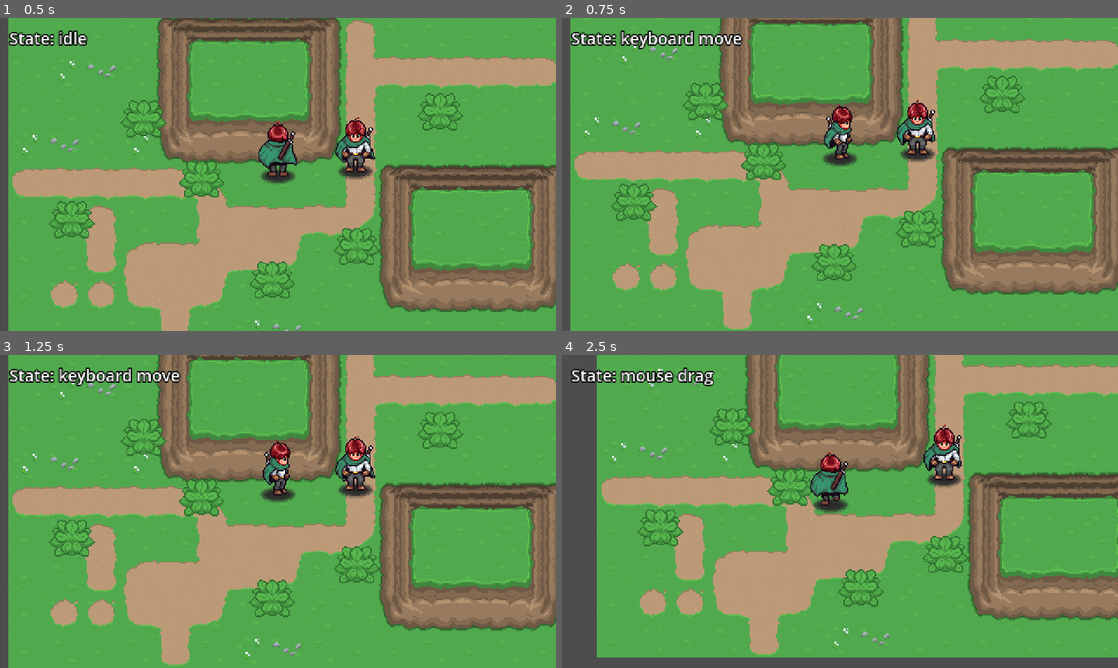
Above: before the commit, frames 1-4 (two rows, left to right).
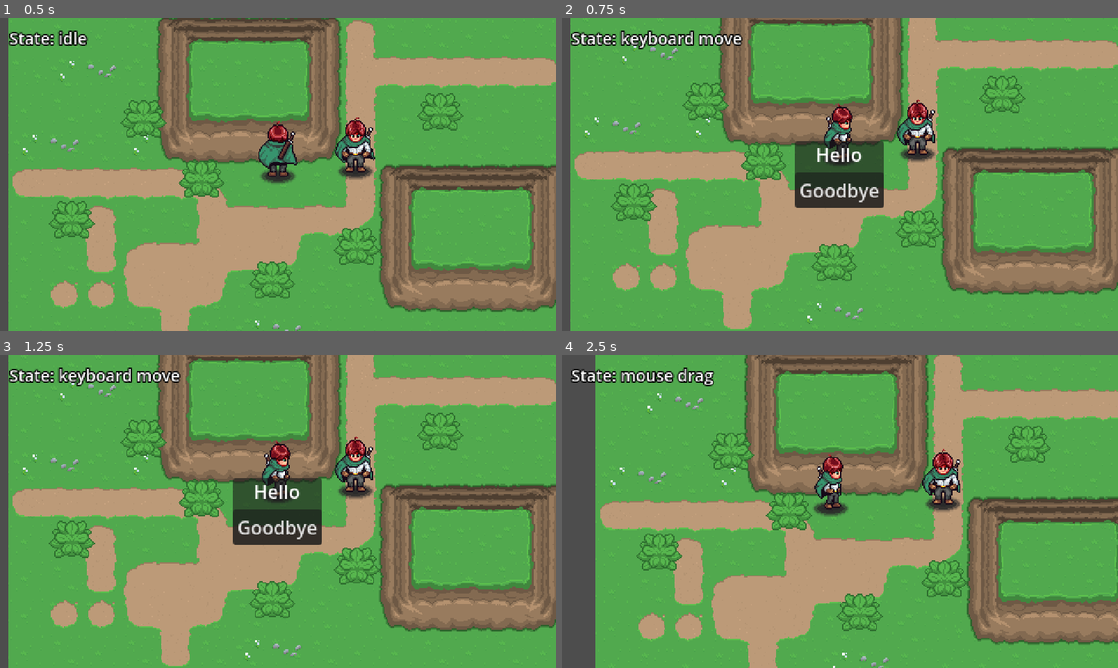
Above: after the commit, the same moments.

Repository: birnsj/BB
Game: Godot game, scene res://playground.tscn
Same seed, same stepped clock (60 frames per second), same inputs: the game is played once before the commit and once after it.
Inputs (mouse positions are in pixels of both pictures, inside the frame that each line leads up to):
- Up to frame 1 (0.5 s): no input
- Up to frame 2 (0.75 s): tap Enter at 0.5 s; move the mouse to (962, 158) at 0.52 s; hold Up (up) from 0.53 s (still down); tap S (cam_pan_down) at 0.6 s; click (962, 158) at 0.67 s
- Up to frame 3 (1.25 s): keep holding Up (up)
- Up to frame 4 (2.5 s): release Up (up) at 1.25 s; click (840, 527) at 1.25 s, where only the run after the commit has a clickable "Goodbye"; drag from (728, 527) to (840, 492) at 2.02 s

Frame 1 is identical in both runs. In frame 2, 3.3% of the frame differs, in the area x 41-68%, y 26-61%; in frame 3, 11%; in frame 4, 41%, in the area x 6-100%, y 0-100%.

Commit message:
Add NPC dialog, larger click radius, and interaction input fixes
- NpcDialog autoload: pause modal Hello/Goodbye, stop player movement, block stray input
- Visual NPC ClickArea script; larger conversation circle radius
- Skip move-to-point when clicking PropsInteract/NpcInteract (PlayerAreaUtils)
- Character tuner no longer clears pause every frame (fixes dialog unpause bug)

Made-with: Cursor

Diff:
--- a/NPC/Scripts/states/mouse_drag_state.gd
+++ b/NPC/Scripts/states/mouse_drag_state.gd
@@ -34,7 +34,11 @@
 	var moved_screen := _press_screen.distance_to(_release_screen)
 	var elapsed := Time.get_ticks_msec() - _press_time_ms
 	if elapsed < click_max_duration_ms and moved_screen < click_max_move_px:
-		state_machine.transition_to(&"move_to_point", release_world)
+		var space := player.get_world_2d().direct_space_state
+		if PlayerAreaUtils.world_point_blocks_move_to_point(release_world, space):
+			state_machine.transition_to(&"idle")
+		else:
+			state_machine.transition_to(&"move_to_point", release_world)
 	else:
 		state_machine.transition_to(&"idle")
 
--- a/Player/Scripts/player_area_utils.gd
+++ b/Player/Scripts/player_area_utils.gd
@@ -1,7 +1,20 @@
 class_name PlayerAreaUtils
 extends RefCounted
 
+## [code]PropsInteract[/code] (layer 3) | [code]NpcInteract[/code] (layer 7) — clicks here should not commit move-to-point.
+const MOVE_TO_POINT_BLOCK_MASK := (1 << 2) | (1 << 6)
+
 ## Resolves the [CharacterBody2D] player from an [Area2D] parented either directly to the player or under an intermediate [Node2D] (e.g. [code]Interactions[/code]).
+
+
+## [code]true[/code] if [param world_pos] overlaps a body/area on [member MOVE_TO_POINT_BLOCK_MASK] (items, NPC click areas, etc.).
+static func world_point_blocks_move_to_point(world_pos: Vector2, space_state: PhysicsDirectSpaceState2D) -> bool:
+	var params := PhysicsPointQueryParameters2D.new()
+	params.position = world_pos
+	params.collision_mask = MOVE_TO_POINT_BLOCK_MASK
+	params.collide_with_areas = true
+	params.collide_with_bodies = true
+	return not space_state.intersect_point(params, 16).is_empty()
 
 
 static func character_from_area_parent(node: Node) -> CharacterBody2D:
--- a/Player/Scripts/states/mouse_drag_state.gd
+++ b/Player/Scripts/states/mouse_drag_state.gd
@@ -34,7 +34,11 @@
 	var moved_screen := _press_screen.distance_to(_release_screen)
 	var elapsed := Time.get_ticks_msec() - _press_time_ms
 	if elapsed < click_max_duration_ms and moved_screen < click_max_move_px:
-		state_machine.transition_to(&"move_to_point", release_world)
+		var space := player.get_world_2d().direct_space_state
+		if PlayerAreaUtils.world_point_blocks_move_to_point(release_world, space):
+			state_machine.transition_to(&"idle")
+		else:
+			state_machine.transition_to(&"move_to_point", release_world)
 	else:
 		state_machine.transition_to(&"idle")
 
--- /dev/null
+++ b/Player/Scripts/visual_npc_click_area.gd
@@ -0,0 +1,15 @@
+extends Area2D
+
+
+func _ready() -> void:
+	input_event.connect(_on_input_event)
+
+
+func _on_input_event(viewport: Viewport, event: InputEvent, _shape_idx: int) -> void:
+	if not event is InputEventMouseButton:
+		return
+	var mb := event as InputEventMouseButton
+	if mb.button_index != MOUSE_BUTTON_LEFT or not mb.pressed:
+		return
+	NpcDialog.open_dialog()
+	viewport.set_input_as_handled()
--- a/Player/visual_npc.tscn
+++ b/Player/visual_npc.tscn
@@ -1,9 +1,21 @@
-[gd_scene format=3 uid="uid://ba88c7tqe10xk"]
+[gd_scene load_steps=4 format=3 uid="uid://ba88c7tqe10xk"]
 
 [ext_resource type="PackedScene" uid="uid://bxoayr0xwebvi" path="res://Player/player.tscn" id="1_player"]
 [ext_resource type="Script" uid="uid://d4k2m8vqx7npc" path="res://Player/Scripts/visual_npc.gd" id="2_visual_npc"]
+[ext_resource type="Script" uid="uid://d2vnpcclkarea01" path="res://Player/Scripts/visual_npc_click_area.gd" id="3_click_area"]
+
+[sub_resource type="CircleShape2D" id="CircleShape2D_click"]
+radius = 40.0
 
 [node name="VisualNpc" instance=ExtResource("1_player")]
 collision_layer = 32
 collision_mask = 17
 script = ExtResource("2_visual_npc")
+
+[node name="ClickArea" type="Area2D" parent="."]
+collision_layer = 64
+collision_mask = 0
+script = ExtResource("3_click_area")
+
+[node name="CollisionShape2D" type="CollisionShape2D" parent="ClickArea"]
+shape = SubResource("CircleShape2D_click")
--- a/UI/character_tuner_overlay.gd
+++ b/UI/character_tuner_overlay.gd
@@ -154,7 +154,7 @@
 
 func _update_pause_for_panel_hover() -> void:
 	if not _overlay_open:
-		get_tree().paused = false
+		# Do not clear [member SceneTree.paused] here — other UI (e.g. NpcDialog) may require pause.
 		return
 	var mp := get_viewport().get_mouse_position()
 	get_tree().paused = _panel.get_global_rect().has_point(mp)
--- /dev/null
+++ b/UI/npc_dialog.gd
@@ -0,0 +1,55 @@
+extends CanvasLayer
+
+var _open: bool = false
+
+@onready var _root: Control = $RootLayout
+@onready var _goodbye: Button = $RootLayout/Center/Panel/VBox/GoodbyeBtn
+
+
+func _ready() -> void:
+	process_mode = Node.PROCESS_MODE_ALWAYS
+	layer = 130
+	_root.visible = false
+	_goodbye.pressed.connect(_on_goodbye_pressed)
+	set_process_unhandled_input(true)
+
+
+func _unhandled_input(_event: InputEvent) -> void:
+	if not _open:
+		return
+	# After Control/UI handling, swallow anything that would reach gameplay (camera, debug, etc.).
+	get_viewport().set_input_as_handled()
+
+
+func open_dialog() -> void:
+	if _open:
+		return
+	# Must run before pausing: pausable nodes will not process [method StateMachine.transition_to] or physics.
+	_stop_player_movement()
+	_open = true
+	_root.visible = true
+	get_tree().paused = true
+	_root.grab_focus()
+
+
+func close_dialog() -> void:
+	if not _open:
+		return
+	_open = false
+	_root.visible = false
+	get_tree().paused = false
+	_stop_player_movement()
+
+
+func _stop_player_movement() -> void:
+	var p := get_tree().get_first_node_in_group(&"game_follow_target") as CharacterBody2D
+	if p == null:
+		return
+	p.velocity = Vector2.ZERO
+	var sm := p.get_node_or_null(^"StateMachine") as StateMachine
+	if sm:
+		sm.transition_to(&"idle")
+
+
+func _on_goodbye_pressed() -> void:
+	close_dialog()
--- /dev/null
+++ b/UI/npc_dialog.tscn
@@ -0,0 +1,42 @@
+[gd_scene format=3 uid="uid://d1twy5su6hkto"]
+
+[ext_resource type="Script" uid="uid://b7npcdlg01abc" path="res://UI/npc_dialog.gd" id="1_script"]
+
+[node name="NpcDialog" type="CanvasLayer"]
+layer = 130
+process_mode = 3
+script = ExtResource("1_script")
+
+[node name="RootLayout" type="Control" parent="."]
+visible = false
+layout_mode = 3
+anchors_preset = 15
+anchor_right = 1.0
+anchor_bottom = 1.0
+grow_horizontal = 2
+grow_vertical = 2
+mouse_filter = 0
+focus_mode = 2
+
+[node name="Center" type="CenterContainer" parent="RootLayout"]
+layout_mode = 1
+anchors_preset = 15
+anchor_right = 1.0
+anchor_bottom = 1.0
+grow_horizontal = 2
+grow_vertical = 2
+
+[node name="Panel" type="PanelContainer" parent="RootLayout/Center"]
+layout_mode = 2
+
+[node name="VBox" type="VBoxContainer" parent="RootLayout/Center/Panel"]
+layout_mode = 2
+
+[node name="HelloLabel" type="Label" parent="RootLayout/Center/Panel/VBox"]
+layout_mode = 2
+text = "Hello"
+horizontal_alignment = 1
+
+[node name="GoodbyeBtn" type="Button" parent="RootLayout/Center/Panel/VBox"]
+layout_mode = 2
+text = "Goodbye"
--- a/project.godot
+++ b/project.godot
@@ -18,6 +18,7 @@
 [autoload]
 
 CharacterTunerOverlay="*res://UI/character_tuner_overlay.tscn"
+NpcDialog="*res://UI/npc_dialog.tscn"
 DebugCollisionToggle="*res://Scripts/debug_collision_toggle.gd"
 
 [display]
@@ -101,6 +102,7 @@
 2d_physics/layer_1="Player"
 2d_physics/layer_2="PlayerHurt"
 2d_physics/layer_3="PropsInteract"
+2d_physics/layer_7="NpcInteract"
 2d_physics/layer_6="SolidActor"
 2d_physics/layer_5="Walls"
 2d_physics/layer_9="Enemy"
Not shown, added: Player/Scripts/visual_npc_click_area.gd.uid
Not shown, added: UI/npc_dialog.gd.uid
Not shown, added: UI/npc_dialog.tscn.uid
